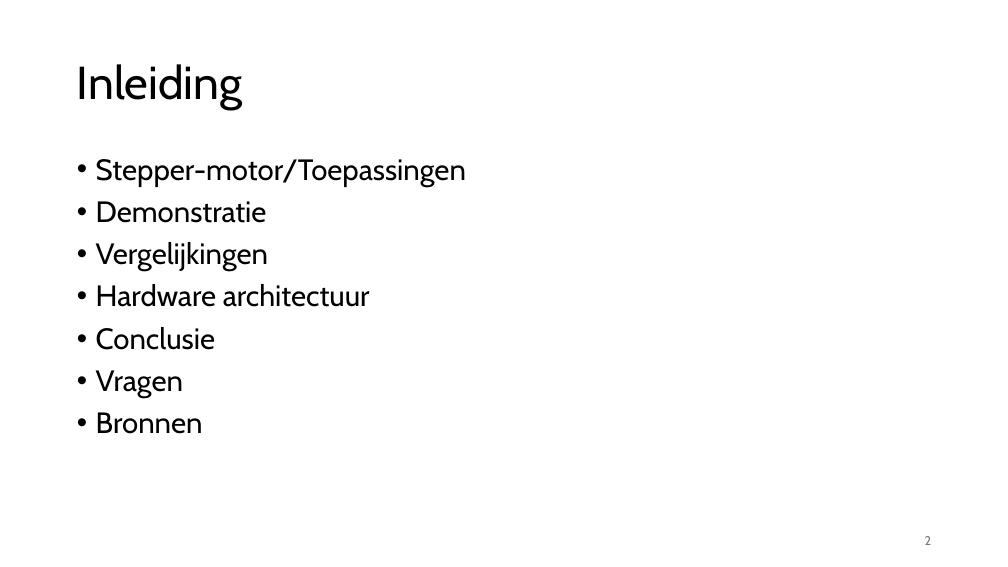
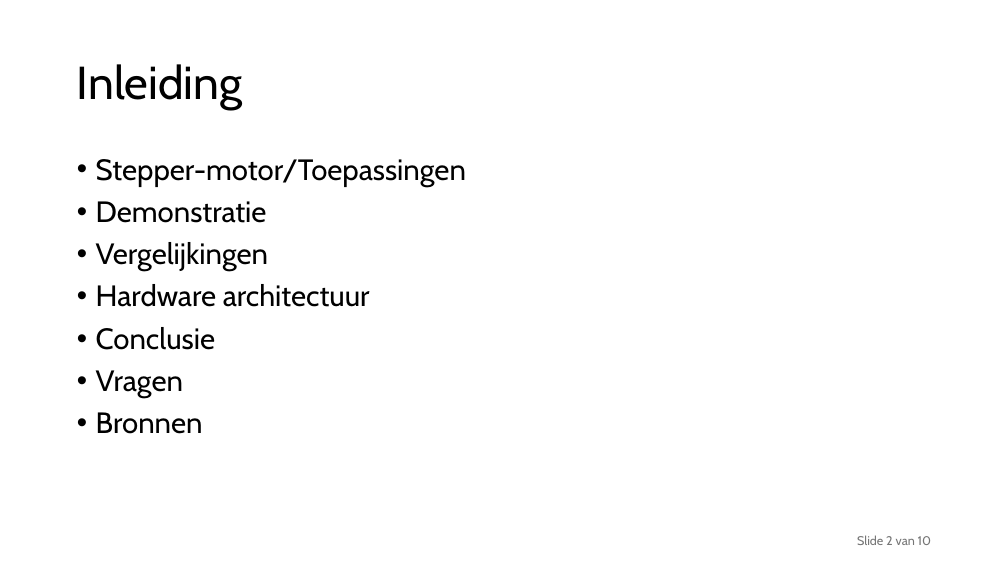
Before and after one commit to delamiro/Embedded-Stepper-Motor, a slide deck: slide 2 of docs/presentatie.odp. Drawn at 1008x567 pixels with LibreOffice and Linux fonts; fonts in the diff are those of the drawing. Boxes give left, top, right and bottom in pixels: in the first picture for what was removed or moved away, otherwise in the second. Text is boxed around its words. In the diff, an @@ line names an element or a change of style, - is before the commit and + after.

```diff
--- a/docs/presentatie.odp
+++ b/docs/presentatie.odp
@@ text at <box>857,535,931,545</box>: text changed @@
-2
+Slide 2 van 10
```
Also in this commit, not shown: 8 other slides changed.
